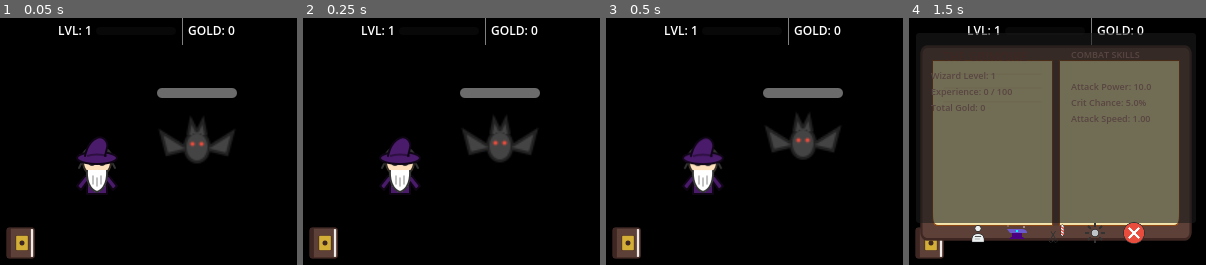
Above: before the commit, frames 1-4 (left to right).
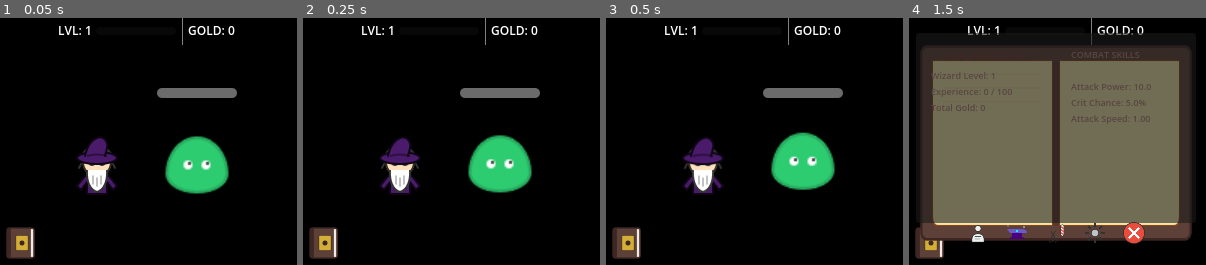
Above: after the commit, the same moments.

Repository: dgcarlucci/cast-lock
Game: Godot game, scene res://scenes/Main.tscn
Same seed, same stepped clock (60 frames per second), same inputs: the game is played once before the commit and once after it.
Inputs (mouse positions are in pixels of both pictures, inside the frame that each line leads up to):
- Up to frame 1 (0.05 s): no input
- Up to frame 2 (0.25 s): no input
- Up to frame 3 (0.5 s): no input
- Up to frame 4 (1.5 s): click (929, 242) at 0.5 s; click (977, 232) at 1.25 s

The runs differ from the first frame. In frame 1, 5.0% of the frame differs, in the area x 53-79%, y 40-72%; in frame 2, 5.0%; in frame 3, 4.9%; in frame 4, nothing differs.

Commit message:
feat: massive enemy variety expansion and resource reorganization

Diff:
--- /dev/null
+++ b/resources/enemies/angry_mushroom.svg
@@ -0,0 +1,8 @@
+<svg width="64" height="64" viewBox="0 0 64 64" fill="none" xmlns="http://www.w3.org/2000/svg">
+  <path d="M15 35C15 20 25 15 32 15C39 15 49 20 49 35V45H15V35Z" fill="#e74c3c" stroke="#c0392b" stroke-width="2"/>
+  <rect x="22" y="45" width="20" height="15" rx="2" fill="#ecf0f1" stroke="#333" stroke-width="2"/>
+  <circle cx="25" cy="25" r="3" fill="white" opacity="0.8"/>
+  <circle cx="38" cy="22" r="2" fill="white" opacity="0.8"/>
+  <circle cx="32" cy="30" r="4" fill="white" opacity="0.8"/>
+  <path d="M28 52L30 54L32 52L34 54L36 52" stroke="#333" stroke-width="1"/>
+</svg>
--- /dev/null
+++ b/resources/enemies/beholder_eye.svg
@@ -0,0 +1,6 @@
+<svg width="64" height="64" viewBox="0 0 64 64" fill="none" xmlns="http://www.w3.org/2000/svg">
+  <circle cx="32" cy="32" r="20" fill="#9b59b6" stroke="#333" stroke-width="2"/>
+  <circle cx="32" cy="32" r="10" fill="white" stroke="#333" stroke-width="1.5"/>
+  <circle cx="32" cy="32" r="5" fill="#2ecc71"/>
+  <path d="M20 15L15 5M32 12L32 2M44 15L49 5" stroke="#9b59b6" stroke-width="4" stroke-linecap="round"/>
+</svg>
--- /dev/null
+++ b/resources/enemies/cactus_thug.svg
@@ -0,0 +1,6 @@
+<svg width="64" height="64" viewBox="0 0 64 64" fill="none" xmlns="http://www.w3.org/2000/svg">
+  <path d="M25 55V20C25 15 28 10 32 10C36 10 39 15 39 20V55H25Z" fill="#2ecc71" stroke="#27ae60" stroke-width="2"/>
+  <path d="M25 30L15 25M39 40L49 35" stroke="#27ae60" stroke-width="4" stroke-linecap="round"/>
+  <circle cx="30" cy="20" r="1" fill="black"/>
+  <circle cx="34" cy="20" r="1" fill="black"/>
+</svg>
--- /dev/null
+++ b/resources/enemies/crab_monstrosity.svg
@@ -0,0 +1,6 @@
+<svg width="64" height="64" viewBox="0 0 64 64" fill="none" xmlns="http://www.w3.org/2000/svg">
+  <ellipse cx="32" cy="45" rx="18" ry="12" fill="#e67e22" stroke="#c0392b" stroke-width="2"/>
+  <path d="M15 40L5 25M49 40L59 25" stroke="#e67e22" stroke-width="5" stroke-linecap="round"/>
+  <circle cx="25" cy="42" r="2" fill="black"/>
+  <circle cx="39" cy="42" r="2" fill="black"/>
+</svg>
--- /dev/null
+++ b/resources/enemies/dark_knight.svg
@@ -0,0 +1,6 @@
+<svg width="64" height="64" viewBox="0 0 64 64" fill="none" xmlns="http://www.w3.org/2000/svg">
+  <rect x="20" y="15" width="24" height="35" rx="2" fill="#34495e" stroke="#2c3e50" stroke-width="2"/>
+  <path d="M20 20H44M20 40H44" stroke="#2c3e50" stroke-width="1"/>
+  <rect x="25" y="5" width="14" height="12" rx="1" fill="#34495e" stroke="#2c3e50" stroke-width="2"/>
+  <rect x="28" y="10" width="8" height="2" fill="#e74c3c"/>
+</svg>
--- /dev/null
+++ b/resources/enemies/dragon_wyrm.svg
@@ -0,0 +1,5 @@
+<svg width="64" height="64" viewBox="0 0 64 64" fill="none" xmlns="http://www.w3.org/2000/svg">
+  <path d="M10 40C10 40 20 10 40 10C55 10 60 25 55 40L40 35L10 40Z" fill="#2ecc71" stroke="#27ae60" stroke-width="2"/>
+  <path d="M45 10L50 5M50 15L55 10" stroke="#27ae60" stroke-width="2"/>
+  <circle cx="45" cy="20" r="2" fill="#f1c40f"/>
+</svg>
--- /dev/null
+++ b/resources/enemies/fire_elemental.svg
@@ -0,0 +1,6 @@
+<svg width="64" height="64" viewBox="0 0 64 64" fill="none" xmlns="http://www.w3.org/2000/svg">
+  <path d="M32 10C32 10 20 25 20 40C20 50 25 58 32 58C39 58 44 50 44 40C44 25 32 10 32 10Z" fill="#e67e22" stroke="#d35400" stroke-width="2"/>
+  <path d="M32 20C32 20 25 30 25 40C25 45 28 50 32 50C36 50 39 45 39 40C39 30 32 20 32 20Z" fill="#f1c40f" opacity="0.8"/>
+  <circle cx="28" cy="38" r="2" fill="black"/>
+  <circle cx="36" cy="38" r="2" fill="black"/>
+</svg>
--- /dev/null
+++ b/resources/enemies/forest_spider.svg
@@ -0,0 +1,7 @@
+<svg width="64" height="64" viewBox="0 0 64 64" fill="none" xmlns="http://www.w3.org/2000/svg">
+  <circle cx="32" cy="32" r="12" fill="#2c3e50" stroke="#000" stroke-width="2"/>
+  <path d="M24 28L10 15M40 28L54 15M24 36L10 49M40 36L54 49" stroke="#2c3e50" stroke-width="3" stroke-linecap="round"/>
+  <circle cx="28" cy="28" r="1.5" fill="#e74c3c"/>
+  <circle cx="32" cy="28" r="1.5" fill="#e74c3c"/>
+  <circle cx="36" cy="28" r="1.5" fill="#e74c3c"/>
+</svg>
--- /dev/null
+++ b/resources/enemies/goblin_thief.svg
@@ -0,0 +1,6 @@
+<svg width="64" height="64" viewBox="0 0 64 64" fill="none" xmlns="http://www.w3.org/2000/svg">
+  <path d="M25 25C25 20 28 15 32 15C36 15 39 20 39 25V45H25V25Z" fill="#27ae60" stroke="#1e8449" stroke-width="2"/>
+  <path d="M25 20L15 10M39 20L49 10" stroke="#27ae60" stroke-width="3" stroke-linecap="round"/>
+  <circle cx="30" cy="25" r="1.5" fill="#f1c40f"/>
+  <circle cx="34" cy="25" r="1.5" fill="#f1c40f"/>
+</svg>
--- /dev/null
+++ b/resources/enemies/harpy.svg
@@ -0,0 +1,6 @@
+<svg width="64" height="64" viewBox="0 0 64 64" fill="none" xmlns="http://www.w3.org/2000/svg">
+  <path d="M32 20C32 10 45 10 50 25C45 40 32 35 32 35C32 35 19 40 14 25C19 10 32 10 32 20Z" fill="#f3e5ab" stroke="#8b4513" stroke-width="2"/>
+  <path d="M32 35L20 55M32 35L44 55" stroke="#8b4513" stroke-width="3" stroke-linecap="round"/>
+  <circle cx="29" cy="25" r="2" fill="black"/>
+  <circle cx="35" cy="25" r="2" fill="black"/>
+</svg>
--- /dev/null
+++ b/resources/enemies/hellhound.svg
@@ -0,0 +1,6 @@
+<svg width="64" height="64" viewBox="0 0 64 64" fill="none" xmlns="http://www.w3.org/2000/svg">
+  <path d="M15 40C15 30 25 25 35 25H50L55 35L50 45H15V40Z" fill="#e67e22" stroke="#d35400" stroke-width="2"/>
+  <path d="M45 25V15M50 25V18" stroke="#d35400" stroke-width="2" stroke-linecap="round"/>
+  <path d="M15 45V55M25 45V55M40 45V55M50 45V55" stroke="#d35400" stroke-width="4" stroke-linecap="round"/>
+  <circle cx="48" cy="32" r="2" fill="#f1c40f"/>
+</svg>
--- /dev/null
+++ b/resources/enemies/ice_elemental.svg
@@ -0,0 +1,5 @@
+<svg width="64" height="64" viewBox="0 0 64 64" fill="none" xmlns="http://www.w3.org/2000/svg">
+  <path d="M32 8L45 20L40 45L32 55L24 45L19 20L32 8Z" fill="#3498db" stroke="#2980b9" stroke-width="2"/>
+  <path d="M32 15L40 25L37 40L32 48L27 40L24 25L32 15Z" fill="#a2d9ce" opacity="0.6"/>
+  <path d="M28 28L30 32M36 28L34 32" stroke="white" stroke-width="2" stroke-linecap="round"/>
+</svg>
--- /dev/null
+++ b/resources/enemies/imp.svg
@@ -0,0 +1,7 @@
+<svg width="64" height="64" viewBox="0 0 64 64" fill="none" xmlns="http://www.w3.org/2000/svg">
+  <path d="M32 15L42 45H22L32 15Z" fill="#9b59b6" stroke="#8e44ad" stroke-width="2"/>
+  <path d="M32 15L38 5M32 15L26 5" stroke="#8e44ad" stroke-width="2" stroke-linecap="round"/>
+  <circle cx="29" cy="28" r="2" fill="#f1c40f"/>
+  <circle cx="35" cy="28" r="2" fill="#f1c40f"/>
+  <path d="M15 35L25 40M49 35L39 40" stroke="#9b59b6" stroke-width="3" stroke-linecap="round"/>
+</svg>
--- /dev/null
+++ b/resources/enemies/manticore_cub.svg
@@ -0,0 +1,6 @@
+<svg width="64" height="64" viewBox="0 0 64 64" fill="none" xmlns="http://www.w3.org/2000/svg">
+  <rect x="20" y="30" width="24" height="20" rx="4" fill="#e67e22" stroke="#d35400" stroke-width="2"/>
+  <path d="M32 30C32 20 40 15 45 15" stroke="#d35400" stroke-width="4" stroke-linecap="round"/>
+  <path d="M20 40L5 35M44 40L59 35" stroke="#e67e22" stroke-width="3"/>
+  <circle cx="28" cy="38" r="1.5" fill="black"/>
+</svg>
--- /dev/null
+++ b/resources/enemies/medusa_head.svg
@@ -0,0 +1,6 @@
+<svg width="64" height="64" viewBox="0 0 64 64" fill="none" xmlns="http://www.w3.org/2000/svg">
+  <circle cx="32" cy="32" r="15" fill="#2ecc71" stroke="#27ae60" stroke-width="2"/>
+  <path d="M25 25C25 25 20 15 25 10M39 25C39 25 44 15 39 10M32 20V10" stroke="#27ae60" stroke-width="3" stroke-linecap="round"/>
+  <circle cx="28" cy="32" r="2" fill="#f1c40f"/>
+  <circle cx="36" cy="32" r="2" fill="#f1c40f"/>
+</svg>
--- /dev/null
+++ b/resources/enemies/mimic.svg
@@ -0,0 +1,7 @@
+<svg width="64" height="64" viewBox="0 0 64 64" fill="none" xmlns="http://www.w3.org/2000/svg">
+  <rect x="15" y="30" width="34" height="25" rx="2" fill="#8b4513" stroke="#333" stroke-width="2"/>
+  <path d="M15 30C15 20 49 20 49 30" fill="#a0522d" stroke="#333" stroke-width="2"/>
+  <path d="M20 30L22 35L24 30L26 35L28 30" fill="white" stroke="#333" stroke-width="1"/>
+  <circle cx="25" cy="22" r="3" fill="#e74c3c"/>
+  <circle cx="39" cy="22" r="3" fill="#e74c3c"/>
+</svg>
--- /dev/null
+++ b/resources/enemies/orc_grunt.svg
@@ -0,0 +1,6 @@
+<svg width="64" height="64" viewBox="0 0 64 64" fill="none" xmlns="http://www.w3.org/2000/svg">
+  <path d="M20 20C20 15 25 10 32 10C39 10 44 15 44 20V50H20V20Z" fill="#2ecc71" stroke="#27ae60" stroke-width="2"/>
+  <path d="M20 25L10 20M44 25L54 20" stroke="#8b4513" stroke-width="4" stroke-linecap="round"/>
+  <path d="M25 18L27 22M37 18L39 22" stroke="white" stroke-width="2"/>
+  <path d="M28 40C28 40 30 45 32 45C34 45 36 40 36 40" stroke="#333" stroke-width="2"/>
+</svg>
--- /dev/null
+++ b/resources/enemies/rock_golem.svg
@@ -0,0 +1,7 @@
+<svg width="64" height="64" viewBox="0 0 64 64" fill="none" xmlns="http://www.w3.org/2000/svg">
+  <rect x="18" y="20" width="28" height="30" rx="4" fill="#7f8c8d" stroke="#333" stroke-width="2"/>
+  <rect x="22" y="10" width="20" height="15" rx="2" fill="#95a5a6" stroke="#333" stroke-width="2"/>
+  <path d="M18 35H46M32 20V50" stroke="#333" stroke-width="1" opacity="0.3"/>
+  <circle cx="28" cy="18" r="2" fill="#e74c3c"/>
+  <circle cx="36" cy="18" r="2" fill="#e74c3c"/>
+</svg>
--- /dev/null
+++ b/resources/enemies/sand_worm.svg
@@ -0,0 +1,6 @@
+<svg width="64" height="64" viewBox="0 0 64 64" fill="none" xmlns="http://www.w3.org/2000/svg">
+  <path d="M32 60C32 60 45 55 45 40C45 25 32 10 32 10C32 10 19 25 19 40C19 55 32 60 32 60Z" fill="#f3e5ab" stroke="#d4af37" stroke-width="2"/>
+  <path d="M25 35L32 40L39 35" fill="none" stroke="#d4af37" stroke-width="2"/>
+  <circle cx="28" cy="25" r="2" fill="black"/>
+  <circle cx="36" cy="25" r="2" fill="black"/>
+</svg>
--- /dev/null
+++ b/resources/enemies/skeleton.svg
@@ -0,0 +1,7 @@
+<svg width="64" height="64" viewBox="0 0 64 64" fill="none" xmlns="http://www.w3.org/2000/svg">
+  <circle cx="32" cy="20" r="10" fill="#ecf0f1" stroke="#333" stroke-width="2"/>
+  <path d="M28 30L25 50M36 30L39 50M20 35H44" stroke="#ecf0f1" stroke-width="4" stroke-linecap="round"/>
+  <path d="M28 30L25 50M36 30L39 50M20 35H44" stroke="#333" stroke-width="1" stroke-linecap="round"/>
+  <rect x="27" y="18" width="3" height="4" rx="1" fill="black"/>
+  <rect x="34" y="18" width="3" height="4" rx="1" fill="black"/>
+</svg>
--- /dev/null
+++ b/resources/enemies/treant_sapling.svg
@@ -0,0 +1,6 @@
+<svg width="64" height="64" viewBox="0 0 64 64" fill="none" xmlns="http://www.w3.org/2000/svg">
+  <path d="M30 55L32 20L34 55" stroke="#8b4513" stroke-width="8" stroke-linecap="round"/>
+  <path d="M32 25L15 15M32 25L49 15M32 35L15 40M32 35L49 40" stroke="#2ecc71" stroke-width="4" stroke-linecap="round"/>
+  <circle cx="30" cy="28" r="1.5" fill="black"/>
+  <circle cx="34" cy="28" r="1.5" fill="black"/>
+</svg>
--- /dev/null
+++ b/resources/enemies/vampire_bat.svg
@@ -0,0 +1,6 @@
+<svg width="64" height="64" viewBox="0 0 64 64" fill="none" xmlns="http://www.w3.org/2000/svg">
+  <path d="M32 25C32 25 15 15 8 25C15 35 32 30 32 30C32 30 49 35 56 25C49 15 32 25 32 25Z" fill="#c0392b" stroke="#333" stroke-width="2"/>
+  <ellipse cx="32" cy="28" rx="6" ry="8" fill="#333" stroke="#000" stroke-width="1.5"/>
+  <circle cx="30" cy="26" r="1" fill="#e74c3c"/>
+  <circle cx="34" cy="26" r="1" fill="#e74c3c"/>
+</svg>
--- /dev/null
+++ b/resources/enemies/wraith.svg
@@ -0,0 +1,5 @@
+<svg width="64" height="64" viewBox="0 0 64 64" fill="none" xmlns="http://www.w3.org/2000/svg">
+  <path d="M32 10C32 10 15 25 15 45C15 55 20 60 32 60C44 60 49 55 49 45C49 25 32 10 32 10Z" fill="#2c3e50" stroke="#000" stroke-width="2" opacity="0.8"/>
+  <circle cx="28" cy="30" r="2" fill="#3498db"/>
+  <circle cx="36" cy="30" r="2" fill="#3498db"/>
+</svg>
--- /dev/null
+++ b/resources/enemies/yeti_scout.svg
@@ -0,0 +1,6 @@
+<svg width="64" height="64" viewBox="0 0 64 64" fill="none" xmlns="http://www.w3.org/2000/svg">
+  <path d="M20 20C20 10 25 5 32 5C39 5 44 10 44 20V55H20V20Z" fill="#ecf0f1" stroke="#bdc3c7" stroke-width="2"/>
+  <path d="M20 30L10 40M44 30L54 40" stroke="#ecf0f1" stroke-width="8" stroke-linecap="round"/>
+  <circle cx="28" cy="15" r="2" fill="#3498db"/>
+  <circle cx="36" cy="15" r="2" fill="#3498db"/>
+</svg>
--- /dev/null
+++ b/resources/enemies/zombie.svg
@@ -0,0 +1,7 @@
+<svg width="64" height="64" viewBox="0 0 64 64" fill="none" xmlns="http://www.w3.org/2000/svg">
+  <path d="M20 20C20 12 25 10 32 10C39 10 44 12 44 20V50H20V20Z" fill="#27ae60" stroke="#1e8449" stroke-width="2"/>
+  <path d="M24 25L10 30M40 25L54 30" stroke="#27ae60" stroke-width="6" stroke-linecap="round"/>
+  <circle cx="28" cy="18" r="2" fill="#f1c40f"/>
+  <circle cx="36" cy="18" r="2" fill="#f1c40f"/>
+  <path d="M28 35H36" stroke="#1e8449" stroke-width="2"/>
+</svg>
--- a/scenes/Enemy.tscn
+++ b/scenes/Enemy.tscn
@@ -1,8 +1,8 @@
 [gd_scene load_steps=4 format=3]
 
 [ext_resource type="Script" path="res://scripts/Enemy.gd" id="1_enemy"]
-[ext_resource type="Texture2D" path="res://resources/slime_sprite.svg" id="2_slime"]
-[ext_resource type="Texture2D" path="res://resources/wizard/shadow.svg" id="3_shadow"]
+[ext_resource type="Texture2D" path="res://resources/enemies/slime_sprite.svg" id="2_slime"]
+[ext_resource type="Texture2D" path="res://resources/player/appearance/shadow.svg" id="3_shadow"]
 
 [node name="Enemy" type="Node2D"]
 script = ExtResource("1_enemy")
--- a/scenes/UI_Overlay.tscn
+++ b/scenes/UI_Overlay.tscn
@@ -1,14 +1,14 @@
 [gd_scene load_steps=11 format=3]
 
 [ext_resource type="Script" path="res://scripts/UI_Overlay.gd" id="1_x8b7o"]
-[ext_resource type="Texture2D" path="res://resources/book_icon.svg" id="2_book"]
-[ext_resource type="Texture2D" path="res://resources/grimoire_open_bg.svg" id="3_bg"]
-[ext_resource type="Texture2D" path="res://resources/anvil_icon.svg" id="4_anvil"]
+[ext_resource type="Texture2D" path="res://resources/ui/icons/book_icon.svg" id="2_book"]
+[ext_resource type="Texture2D" path="res://resources/ui/backgrounds/grimoire_open_bg.svg" id="3_bg"]
+[ext_resource type="Texture2D" path="res://resources/ui/icons/anvil_icon.svg" id="4_anvil"]
 [ext_resource type="PackedScene" path="res://scenes/Wizard.tscn" id="5_wiz"]
-[ext_resource type="Texture2D" path="res://resources/stats_icon.svg" id="6_stats"]
-[ext_resource type="Texture2D" path="res://resources/barber_tab_icon.svg" id="7_barber"]
-[ext_resource type="Texture2D" path="res://resources/gear_icon.svg" id="8_gear"]
-[ext_resource type="Texture2D" path="res://resources/close_icon.svg" id="9_close"]
+[ext_resource type="Texture2D" path="res://resources/ui/icons/stats_icon.svg" id="6_stats"]
+[ext_resource type="Texture2D" path="res://resources/ui/icons/barber_tab_icon.svg" id="7_barber"]
+[ext_resource type="Texture2D" path="res://resources/ui/icons/gear_icon.svg" id="8_gear"]
+[ext_resource type="Texture2D" path="res://resources/ui/icons/close_icon.svg" id="9_close"]
 
 [node name="UI_Overlay" type="Control"]
 layout_mode = 3
--- a/scenes/Wizard.tscn
+++ b/scenes/Wizard.tscn
@@ -1,13 +1,13 @@
 [gd_scene load_steps=10 format=3]
 
 [ext_resource type="Script" path="res://scripts/Wizard.gd" id="1_x8b7l"]
-[ext_resource type="Texture2D" path="res://resources/wizard/body.svg" id="2_body"]
-[ext_resource type="Texture2D" path="res://resources/wizard/robe_basic.svg" id="3_robe"]
-[ext_resource type="Texture2D" path="res://resources/wizard/hat_basic.svg" id="4_hat"]
-[ext_resource type="Texture2D" path="res://resources/wizard/eyes_cute.svg" id="5_eyes"]
-[ext_resource type="Texture2D" path="res://resources/wizard/hair_basic.svg" id="6_hair"]
-[ext_resource type="Texture2D" path="res://resources/wizard/beard_basic.svg" id="7_beard"]
-[ext_resource type="Texture2D" path="res://resources/wizard/shadow.svg" id="8_shadow"]
+[ext_resource type="Texture2D" path="res://resources/player/appearance/body.svg" id="2_body"]
+[ext_resource type="Texture2D" path="res://resources/player/appearance/robe_basic.svg" id="3_robe"]
+[ext_resource type="Texture2D" path="res://resources/player/appearance/hat_basic.svg" id="4_hat"]
+[ext_resource type="Texture2D" path="res://resources/player/appearance/eyes_cute.svg" id="5_eyes"]
+[ext_resource type="Texture2D" path="res://resources/player/appearance/hair_basic.svg" id="6_hair"]
+[ext_resource type="Texture2D" path="res://resources/player/appearance/beard_basic.svg" id="7_beard"]
+[ext_resource type="Texture2D" path="res://resources/player/appearance/shadow.svg" id="8_shadow"]
 
 [node name="Wizard" type="Node2D"]
 script = ExtResource("1_x8b7l")
--- a/scripts/Main.gd
+++ b/scripts/Main.gd
@@ -9,9 +9,34 @@
 var max_enemy_hp: float = 0.0
 
 var enemy_textures = [
-	preload("res://resources/slime_sprite.svg"),
-	preload("res://resources/bat_sprite.svg"),
-	preload("res://resources/ghost_sprite.svg")
+	preload("res://resources/enemies/slime_sprite.svg"),
+	preload("res://resources/enemies/bat_sprite.svg"),
+	preload("res://resources/enemies/ghost_sprite.svg"),
+	preload("res://resources/enemies/fire_elemental.svg"),
+	preload("res://resources/enemies/ice_elemental.svg"),
+	preload("res://resources/enemies/rock_golem.svg"),
+	preload("res://resources/enemies/skeleton.svg"),
+	preload("res://resources/enemies/zombie.svg"),
+	preload("res://resources/enemies/vampire_bat.svg"),
+	preload("res://resources/enemies/forest_spider.svg"),
+	preload("res://resources/enemies/angry_mushroom.svg"),
+	preload("res://resources/enemies/treant_sapling.svg"),
+	preload("res://resources/enemies/imp.svg"),
+	preload("res://resources/enemies/hellhound.svg"),
+	preload("res://resources/enemies/mimic.svg"),
+	preload("res://resources/enemies/beholder_eye.svg"),
+	preload("res://resources/enemies/wraith.svg"),
+	preload("res://resources/enemies/orc_grunt.svg"),
+	preload("res://resources/enemies/goblin_thief.svg"),
+	preload("res://resources/enemies/harpy.svg"),
+	preload("res://resources/enemies/medusa_head.svg"),
+	preload("res://resources/enemies/dragon_wyrm.svg"),
+	preload("res://resources/enemies/manticore_cub.svg"),
+	preload("res://resources/enemies/crab_monstrosity.svg"),
+	preload("res://resources/enemies/cactus_thug.svg"),
+	preload("res://resources/enemies/sand_worm.svg"),
+	preload("res://resources/enemies/yeti_scout.svg"),
+	preload("res://resources/enemies/dark_knight.svg")
 ]
 
 func _ready():
--- a/scripts/StatsManager.gd
+++ b/scripts/StatsManager.gd
@@ -1,6 +1,6 @@
 extends Node
 
-const WIZARD_STATS_PATH = "res://resources/WizardStats.tres"
+const WIZARD_STATS_PATH = "res://resources/player/data/WizardStats.tres"
 var stats: WizardStats
 var enemy_data: EnemyData = EnemyData.new()
 
Not shown, removed: resources/anvil_icon.svg.import
Not shown, removed: resources/barber_icon.svg.import
Not shown, removed: resources/barber_tab_icon.svg.import
Not shown, removed: resources/bat_sprite.svg.import
Not shown, removed: resources/book_icon.svg.import
Not shown, removed: resources/close_icon.svg.import
Renamed: resources/bat_sprite.svg -> resources/enemies/bat_sprite.svg
Not shown, added: resources/enemies/bat_sprite.svg.import
Renamed: resources/ghost_sprite.svg -> resources/enemies/ghost_sprite.svg
Not shown, added: resources/enemies/ghost_sprite.svg.import
Renamed: resources/slime_sprite.svg -> resources/enemies/slime_sprite.svg
Not shown, added: resources/enemies/slime_sprite.svg.import
(and 46 more such lines)
